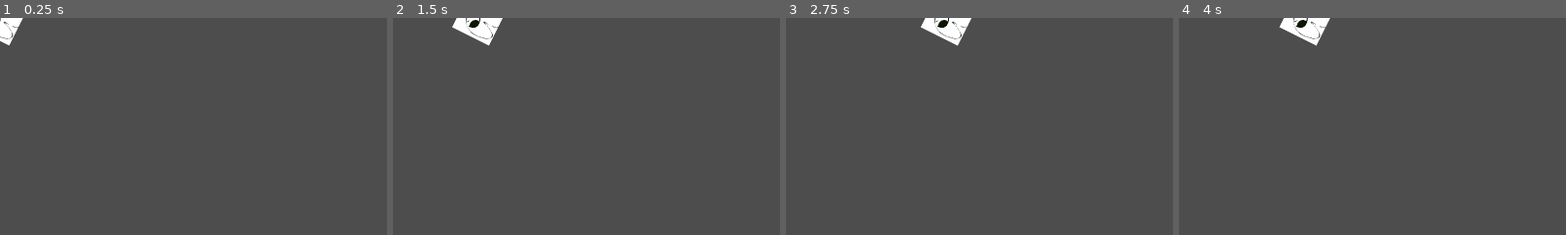
Above: before the commit, frames 1-4 (left to right).
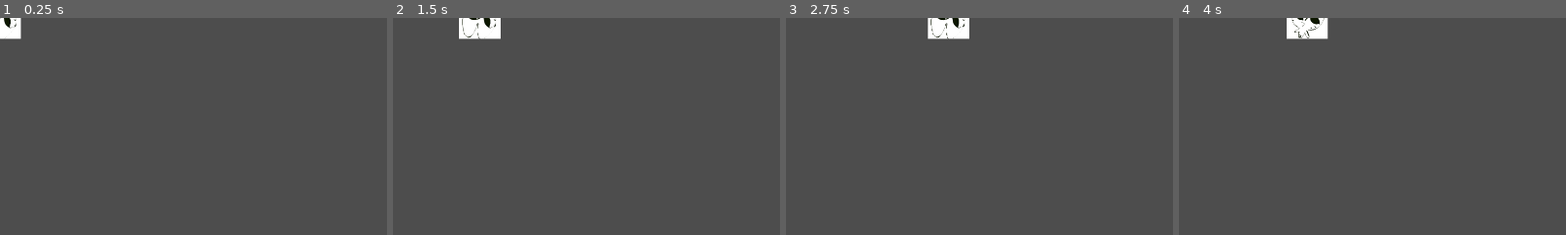
Above: after the commit, the same moments.

Repository: Jor-Bore/nova
Game: Godot game, scene res://Player.tscn
The game is run twice, just before and just after one commit, with the same random seed, the same clock (stepped at 60 frames per second) and the same inputs. This scene is started directly instead of the project's main scene.
Inputs (mouse positions are % of the whole screen's width and height, from its top left):
- Up to frame 1 (0.25 s): no input
- Up to frame 2 (1.5 s): tap Enter (ui_accept) at 0.5, 0.77 s; move the mouse to (72, 45) at 0.52 s; hold Right (player_right) 0.53-1.25 s; tap Tab at 0.6 s; click (72, 45) at 0.67 s; drag from (30, 55) to (45, 70) at 1.27 s
- Up to frame 3 (2.75 s): tap Enter (ui_accept) at 2 s; move the mouse to (60, 28) at 2.02 s; hold Right (player_right) from 2.03 s (still down); tap Tab at 2.1 s
- Up to frame 4 (4 s): release Right (player_right) at 2.75 s; drag from (45, 70) to (20, 35) at 2.77 s; tap Enter (ui_accept) at 3.5, 3.77 s; move the mouse to (80, 65) at 3.52 s; hold Left (player_left) from 3.53 s (still down); tap Tab at 3.6 s
The pictures show only the part of the screen within x 0-50%, y 0-50%; the shares and areas given below are measured in that part.

The runs differ from the first frame. In frame 1, 0.3% of the frame differs, in the area x 0-7%, y 0-13%; in frame 2, 0.6%; in frame 3, 0.7%; in frame 4, 0.7%, in the area x 25-40%, y 0-13%.

Commit message:
Player rotation and start of projectile

Diff:
--- a/Player.tscn
+++ b/Player.tscn
@@ -24,5 +24,6 @@
 shape = SubResource("CircleShape2D_xcv46")
 
 [node name="AnimatedSprite2D" type="AnimatedSprite2D" parent="."]
+rotation = -3.14159
 scale = Vector2(0.2, 0.2)
 sprite_frames = SubResource("SpriteFrames_ba5hc")
--- /dev/null
+++ b/Projectile.tscn
@@ -0,0 +1,25 @@
+[gd_scene load_steps=4 format=3 uid="uid://b70m0mhbi8lql"]
+
+[ext_resource type="Texture2D" uid="uid://wkvwrocjs1ch" path="res://ough.png" id="1_8o2me"]
+
+[sub_resource type="RectangleShape2D" id="RectangleShape2D_g8g45"]
+
+[sub_resource type="SpriteFrames" id="SpriteFrames_drg6j"]
+animations = [{
+"frames": [{
+"duration": 1.0,
+"texture": ExtResource("1_8o2me")
+}],
+"loop": true,
+"name": &"default",
+"speed": 5.0
+}]
+
+[node name="Area2D" type="Area2D"]
+
+[node name="CollisionShape2D" type="CollisionShape2D" parent="."]
+shape = SubResource("RectangleShape2D_g8g45")
+
+[node name="AnimatedSprite2D" type="AnimatedSprite2D" parent="."]
+scale = Vector2(0.04, 0.04)
+sprite_frames = SubResource("SpriteFrames_drg6j")
--- a/player.gd
+++ b/player.gd
@@ -1,14 +1,19 @@
 extends CharacterBody2D
 
-const goal_rot = 90.0
+var goal_rot = 90.0
 const SPEED = 300.0
 const JUMP_VELOCITY = -400.0
 const FRICTION = 30.0
 func _init() -> void:
-	rotation = goal_rot
+	pass
 
 func _process(delta: float) -> void:
-	goal_rot
+	if velocity.y != 0 || velocity.x != 0:
+		goal_rot = atan2(velocity.y,velocity.x)
+		if goal_rot == PI:
+			goal_rot = PI-0.000001
+		rotation = lerp_angle(rotation,goal_rot,0.3)
+	print(goal_rot)
 func _physics_process(_delta: float) -> void:
 	# Get the input direction and handle the movement/deceleration.
 	# As good practice, you should replace UI actions with custom gameplay actions.
